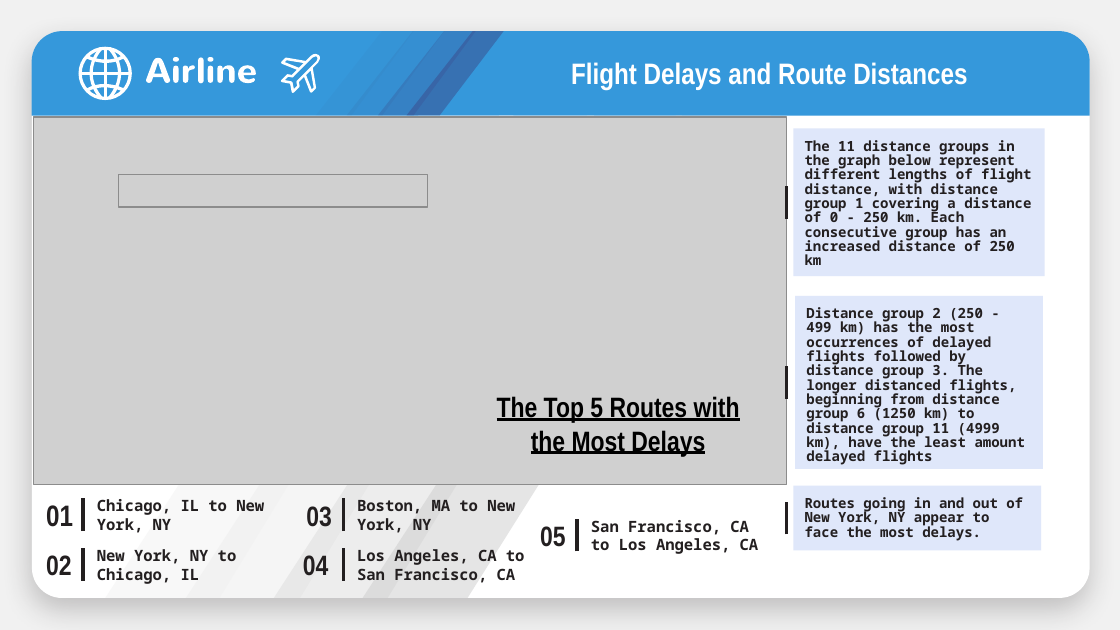
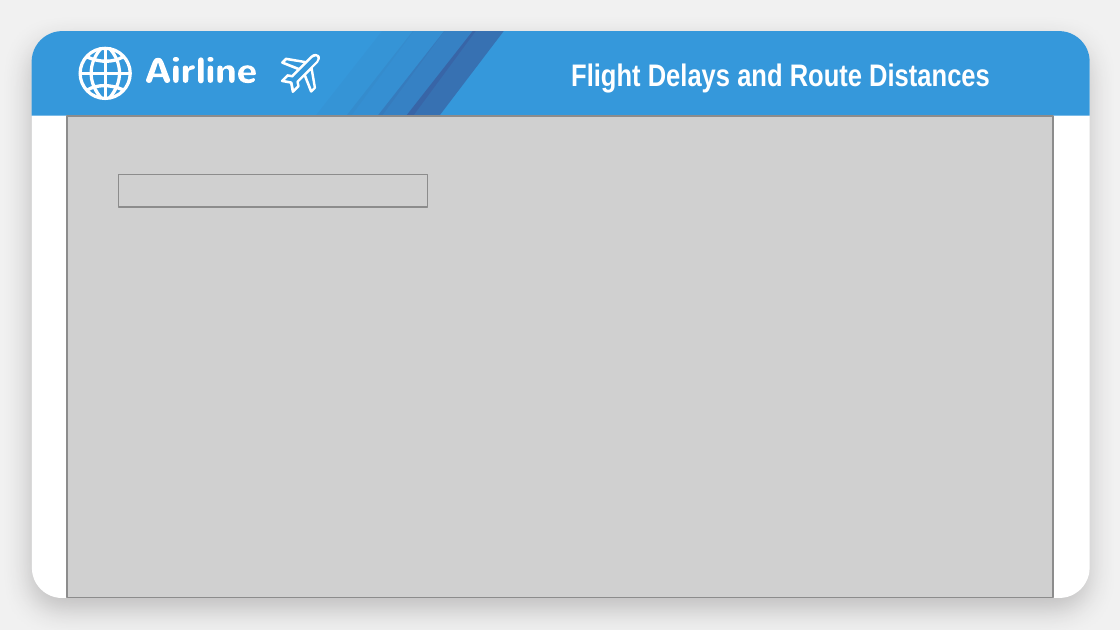
Before and after one commit to gdevashrayee/capstone_project-airline-delays, a slide deck: slide 7 of Airline Delays Powerpoint/AIRLINE DELAYS.pptx (slide 10 before the commit). Drawn at 1120x630 pixels with LibreOffice and Linux fonts; fonts in the diff are those of the drawing; grey boxes stand for pictures. Boxes give left, top, right and bottom in pixels: in the first picture for what was removed or moved away, otherwise in the second. Text is boxed around its words. In the diff, an @@ line names an element or a change of style, - is before the commit and + after.

Commit message:
Final Presentation Update

```diff
--- a/Airline Delays Powerpoint/AIRLINE DELAYS.pptx
+++ b/Airline Delays Powerpoint/AIRLINE DELAYS.pptx
@@ text "Flight Delays and Route Distances" at (571, 63, 990, 92): size 19 to 20 pt @@
@@ picture: place and size @@
-picture at (34, 116, 786, 484)
+picture at (67, 116, 1053, 598)
@@ subtitle removed at (793, 129, 1044, 277) @@
-The 11 distance groups in the graph below represent different lengths of flight distance, with distance group 1 covering a distance of 0 - 250 km. Each consecutive group has an increased distance of 250 km
@@ line removed from (786, 218) to (786, 186) @@
@@ subtitle removed at (795, 296, 1043, 468) @@
-Distance group 2 (250 - 499 km) has the most occurrences of delayed flights followed by distance group 3. The longer distanced flights, beginning from distance group 6 (1250 km) to distance group 11 (4999 km), have the least amount delayed flights
@@ line removed from (786, 399) to (786, 366) @@
@@ text removed at (497, 395, 740, 456) @@
-The Top 5 Routes with the Most Delays
@@ title removed at (46, 505, 73, 527) @@
-01
@@ line removed from (83, 531) to (83, 498) @@
@@ title removed at (97, 499, 264, 533) @@
-Chicago, IL to New York, NY
@@ title removed at (306, 506, 332, 527) @@
-03
@@ line removed from (344, 531) to (344, 498) @@
@@ title removed at (357, 500, 515, 533) @@
-Boston, MA to New York, NY
@@ line removed from (786, 534) to (786, 502) @@
@@ subtitle removed at (793, 486, 1040, 551) @@
-Routes going in and out of New York, NY appear to face the most delays.
@@ title removed at (540, 526, 566, 547) @@
-05
@@ line removed from (577, 551) to (577, 519) @@
@@ title removed at (591, 520, 759, 554) @@
-San Francisco, CA to Los Angeles, CA
@@ title removed at (46, 555, 72, 576) @@
-02
@@ line removed from (83, 581) to (83, 548) @@
@@ title removed at (97, 549, 237, 584) @@
-New York, NY to Chicago, IL
@@ title removed at (303, 555, 329, 576) @@
-04
@@ line removed from (344, 581) to (344, 548) @@
@@ title removed at (357, 549, 525, 583) @@
-Los Angeles, CA to San Francisco, CA
```
Also in this commit, not shown: 6 other slides changed, 2 slides added, 2 slides removed, 1 other file.
